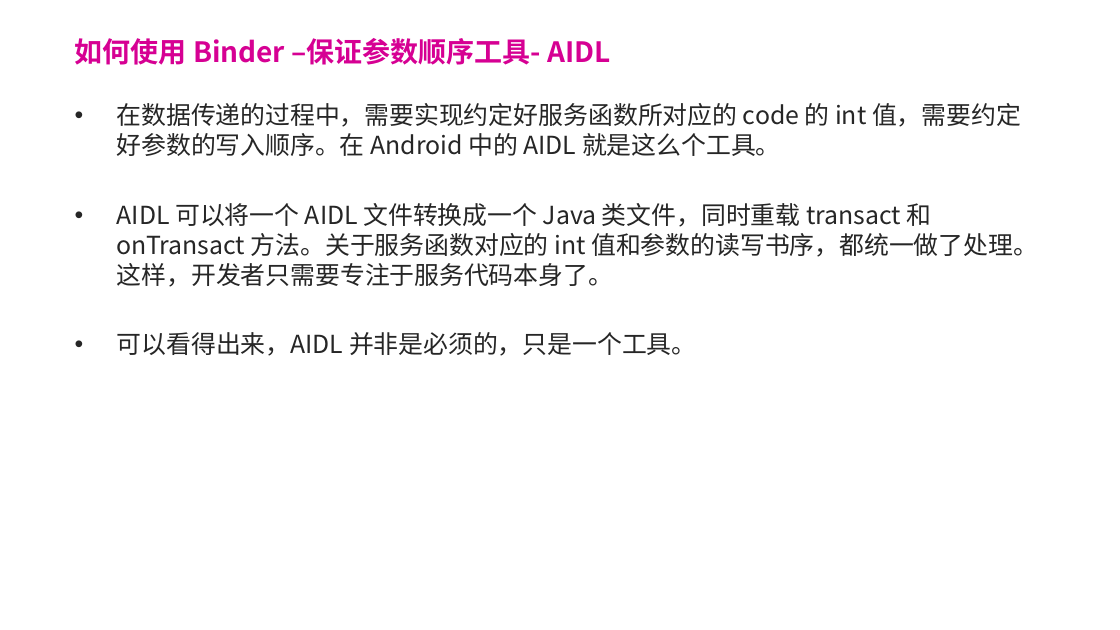
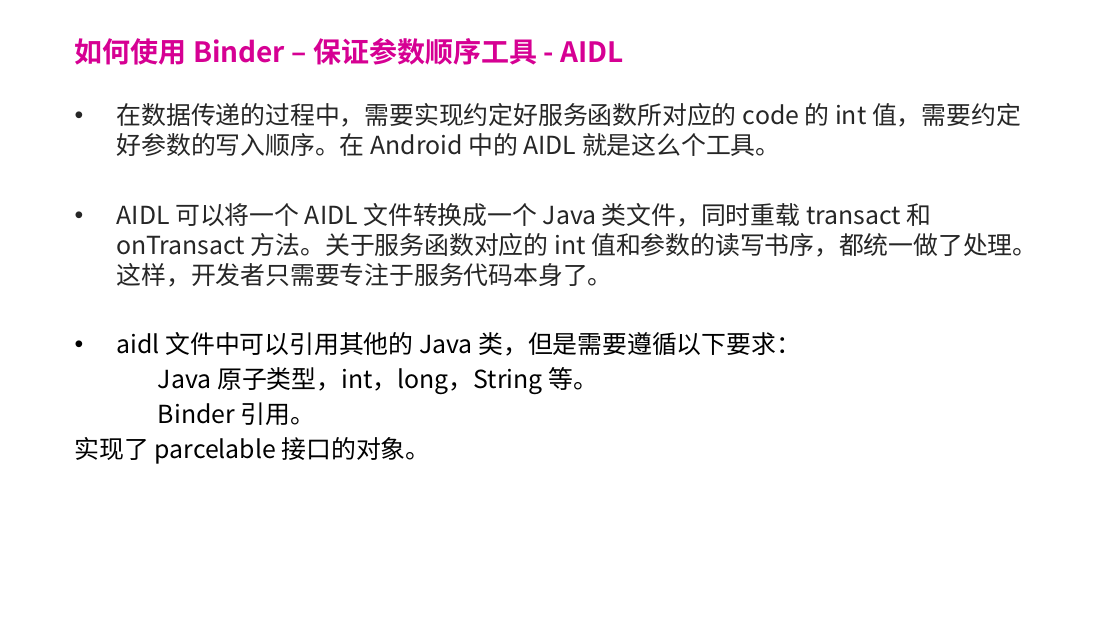
Before and after one commit to forsail/Study, a slide deck: slide 21 of notes/binder/binder简介.pptx. Drawn at 1120x630 pixels with LibreOffice and Linux fonts; fonts in the diff are those of the drawing; background and template pictures are left out. Boxes give left, top, right and bottom in pixels: in the first picture for what was removed or moved away, otherwise in the second. Text is boxed around its words. In the diff, an @@ line names an element or a change of style, - is before the commit and + after.

Commit message:
[ binder]完成ppt

```diff
--- a/notes/binder/binder简介.pptx
+++ b/notes/binder/binder简介.pptx
@@ title at (75, 38, 623, 65): spaces changed @@
-如何使用 Binder –保证参数顺序工具- AIDL
+如何使用 Binder – 保证参数顺序工具 - AIDL
@@ text at (75, 332, 801, 464): text changed; text colour #262626 to #000000 @@
-• 可以看得出来，AIDL 并非是必须的，只是一个工具。
+• aidl 文件中可以引用其他的 Java 类，但是需要遵循以下要求：
+Java 原子类型，int，long，String 等。
+Binder 引用。
+实现了 parcelable 接口的对象。
```
Also in this commit, not shown: 2 other slides changed, 10 slides added, 1 other file.
